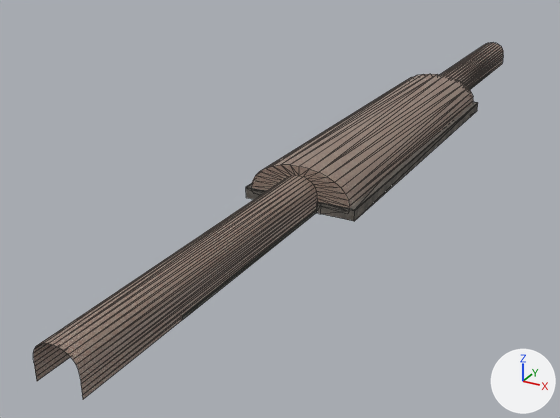
One commit to the glTF model scenes/awake/metro_station/metro_station.glb: the scene before it, then after it.
Both versions are drawn from a 50 mm lens placed at (54.7, -150.0, 50.1), pointed at (-13.5, -26.1, -11.8). Every picture has the same lights, and +X, +Y and +Z are marked at lower right. Mesh edges are drawn as thin lines on the coarser meshes. Vertices at the same position are counted once.

Names of what the first picture shows: 'GravelFloor', 'Mur', 'Sol'.
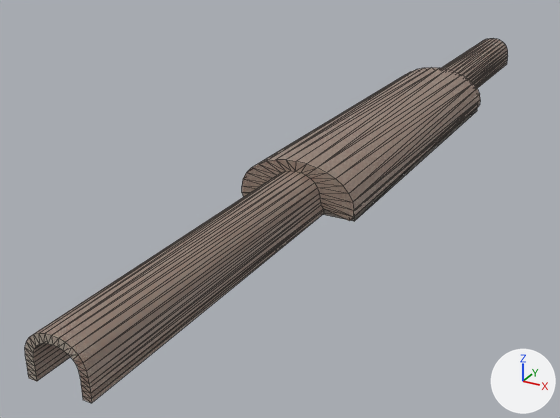
Scene script edits in JSON lines:
```json
{"block": "me_cube_001", "where": "# used by ob_mur; location = (0.0, 0.0, 0.0)"}
{"op": "remove", "block": "me_cube_001", "code": "me_cube_001.from_pydata(...)  # 142 vertices, 216 faces; spans x -9.0..9.0, y -101.0..77.0, z -2.0..6.0"}
{"op": "add", "block": "me_cube_001", "code": "me_cube_001.from_pydata(...)  # 284 vertices, 564 faces; spans x -10.0..10.0, y -101.0..77.0, z -2.0..7.0"}
{"block": "me_cube_001", "change": "me_cube_001 part 1"}
{"block": "me_cube_001", "change": "96 vertices are added at x -10.0..10.0, y -101.0..77.0, z -2.0..7.0"}
{"block": "me_cube_001", "change": "17 new vertices lie (0.0, 56.0, 0.0) away from vertices in x -5.0..5.0, y -101.0, z -1.0..5.0"}
{"block": "me_cube_001", "change": "13 new vertices lie (0.0, -49.0, 0.0) away from vertices in x -5.0..5.0, y 77.0, z 0.0..5.0"}
{"block": "me_cube_001", "change": "6 new vertices lie (-4.0, 0.0, 1.0) away from vertices in x -4.0..-2.0, y -45.0..28.0, z 3.0..5.0"}
{"block": "me_cube_001", "change": "5 new vertices lie (-5.0, 0.0, -1.0) away from vertices in x -5.0, y -45.0..28.0, z -1.0..1.0"}
{"block": "me_cube_001", "change": "5 new vertices lie (5.0, 0.0, -1.0) away from vertices in x 5.0, y -45.0..28.0, z -1.0..1.0"}
{"block": "me_cube_001", "change": "348 new faces join them"}
```

Changed parts and their boxes [x1, y1, x2, y2] in the pictures (560 x 418 px):
```json
{"object": "Mur", "change": "reshaped", "before": [33, 43, 503, 399], "after": [25, 38, 508, 403]}
{"part": 1, "of": "me_cube_001", "change": "added", "after": [25, 38, 508, 403]}
{"object": "Sol", "change": "unchanged, covered by the edit", "before": [246, 102, 478, 221], "after": [323, 108, 477, 221]}
```
